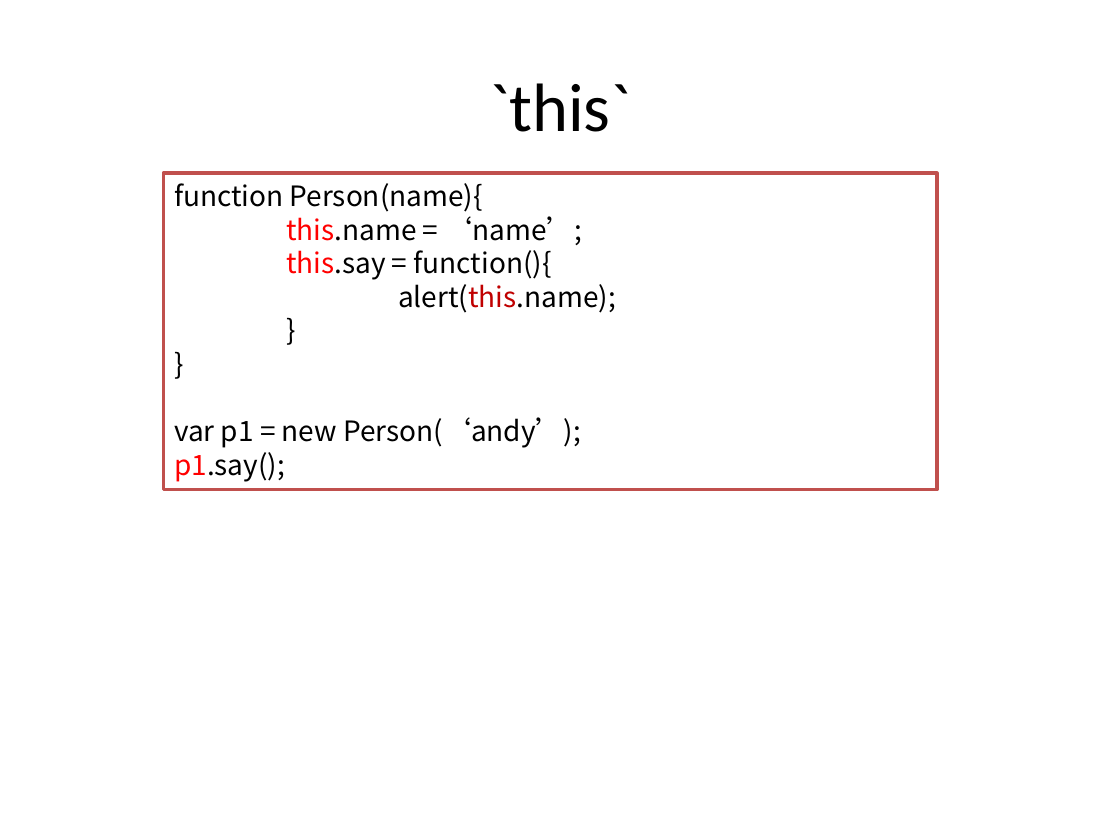
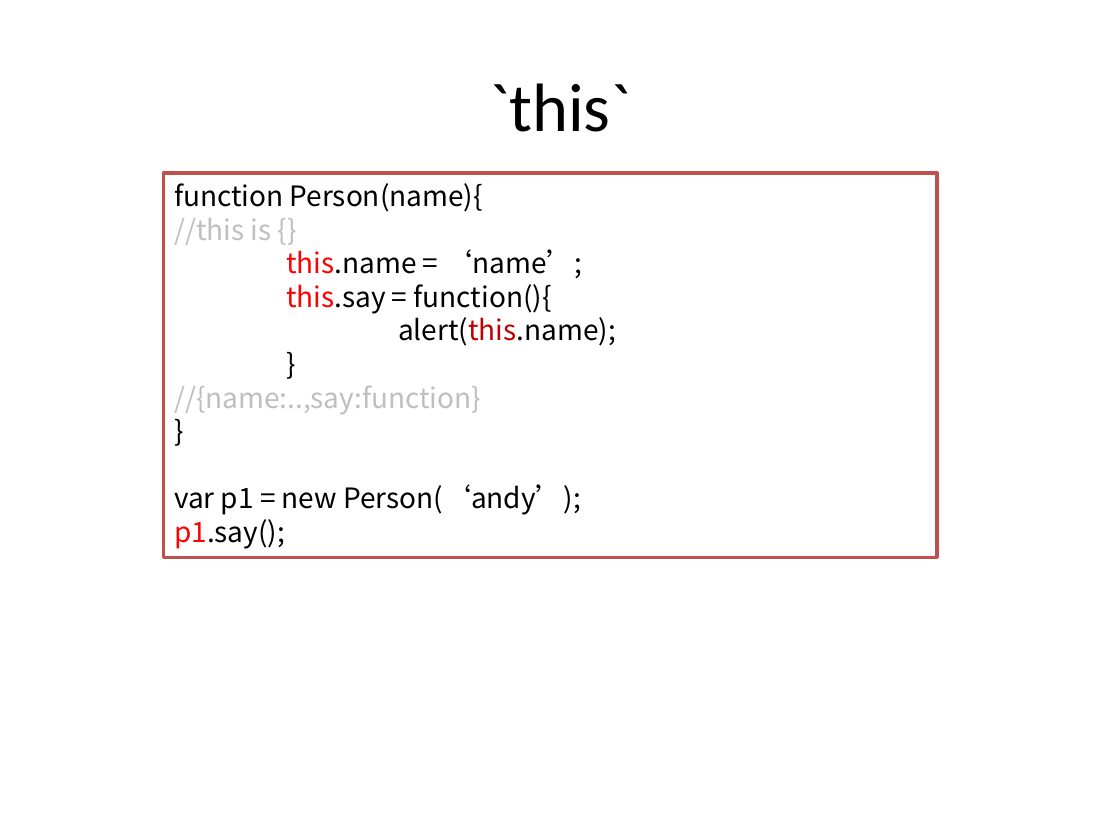
Before and after one commit to HLimit/h5_Traning, a slide deck: slide 3 of [presentation/[5]javascript_oop.pptx. Drawn at 1120x840 pixels with LibreOffice and Linux fonts; fonts in the diff are those of the drawing. Boxes give left, top, right and bottom in pixels: in the first picture for what was removed or moved away, otherwise in the second. Text is boxed around its words. In the diff, an @@ line names an element or a change of style, - is before the commit and + after.

```diff
--- a/[presentation/[5]javascript_oop.pptx
+++ b/[presentation/[5]javascript_oop.pptx
@@ rectangle "function Person(name){": place and size @@
-rectangle "function Person(name){" at [164, 174, 937, 491]
+rectangle "function Person(name){" at [164, 174, 937, 558]
@@ text in rectangle at [174, 218, 272, 245]: paragraph added @@
+//this is {}
@@ text in rectangle at [174, 386, 481, 414]: paragraph added @@
+//{name:..,say:function}
```
Also in this commit, not shown: 3 other slides changed, 1 slide added, 10 other files.
